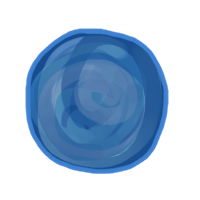
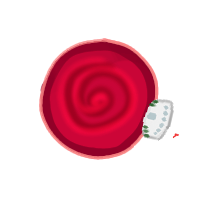
Comparing the layer stacks of the two 200×200 images. Changes:
hid "Planet 3 Line" over [25, 28, 169, 174]
hid "Planet 3 Body" over [27, 30, 167, 172]
showed "Planet 1 club" over [140, 98, 179, 141]
showed "Planet 1 Line" over [39, 38, 159, 160]
showed "Planet 1 Body", painted on it over [40, 40, 157, 158]
